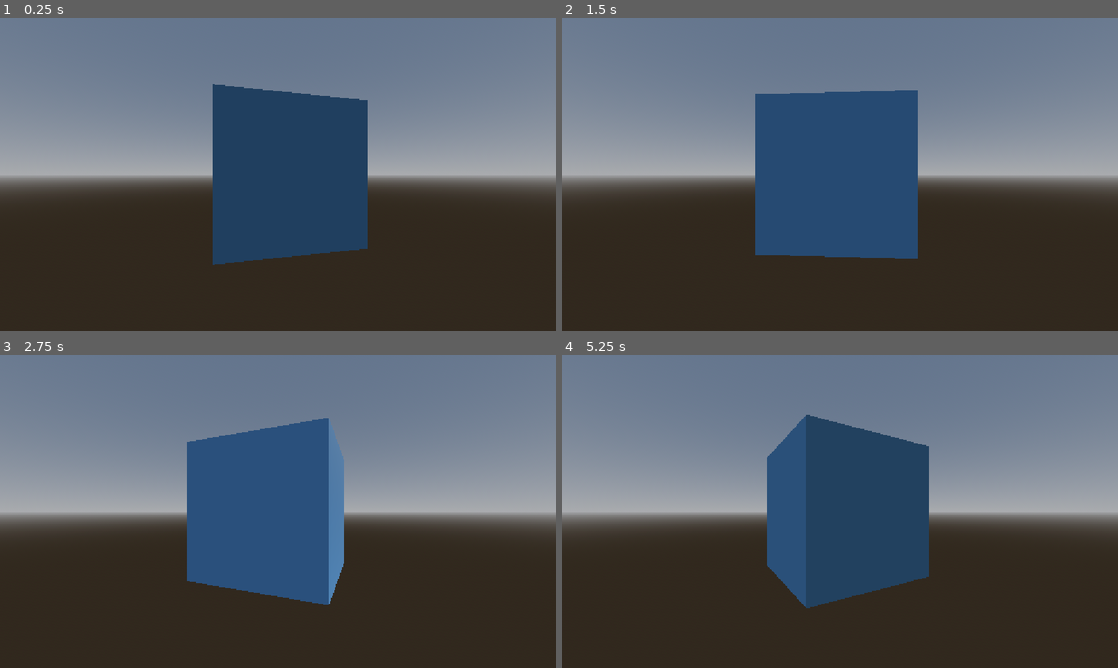
Above: before the commit, frames 1-4 (two rows, left to right).
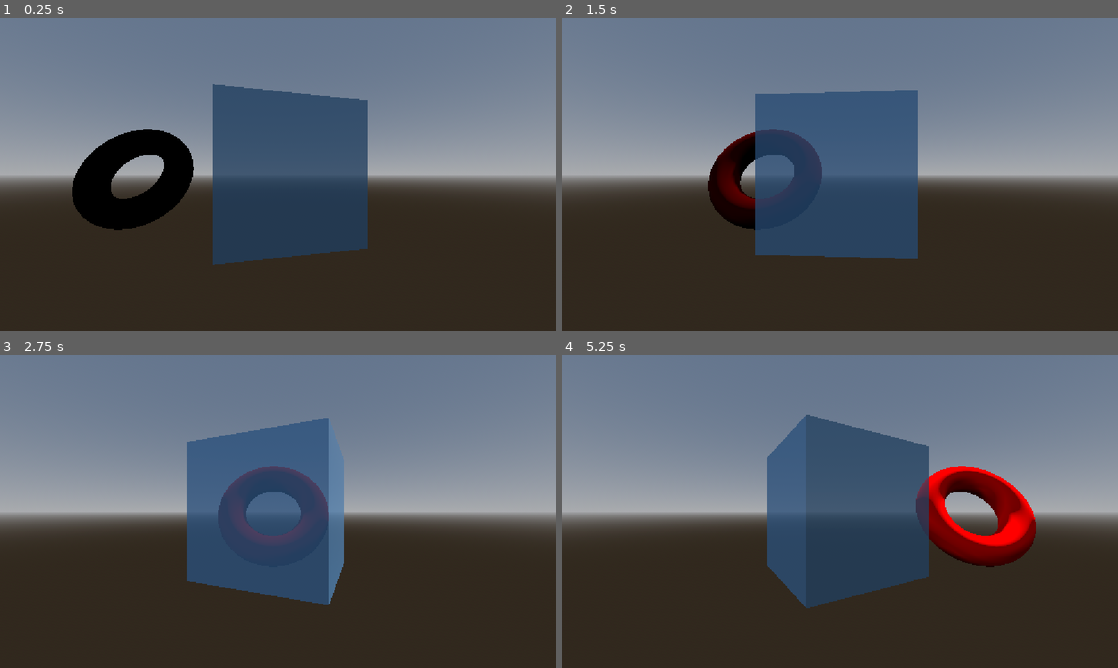
Above: after the commit, the same moments.

Repository: ledesmx/clear-code-godot
Game: Godot game, scene res://scenes/test_3d.tscn
The game is run twice, just before and just after one commit, with the same random seed, the same clock (stepped at 60 frames per second) and the same inputs.
Inputs:
- Up to frame 1 (0.25 s): no input
- Up to frame 2 (1.5 s): no input
- Up to frame 3 (2.75 s): no input
- Up to frame 4 (5.25 s): no input

The runs differ from the first frame. In frame 1, 7.4% of the frame differs, in the area x 13-67%, y 35-68%; in frame 2, 6.3%; in frame 3, 5.5%; in frame 4, 6.7%.

Commit message:
complete exercise of donut

Diff:
--- a/3d-space/scenes/test_3d.gd
+++ b/3d-space/scenes/test_3d.gd
@@ -1,4 +1,10 @@
 extends Node3D
+
+var color_status := 0.0
 
 func _process(delta: float) -> void:
 	$MeshInstance3D.rotate_y(1 * delta)
+	$DonutMeshInstance3D2.position.x += 1 * delta
+
+	$DonutMeshInstance3D2.mesh.material.albedo_color = Color(color_status, 0.0, 0.0, 1.0)
+	color_status += 0.005
--- a/3d-space/scenes/test_3d.tscn
+++ b/3d-space/scenes/test_3d.tscn
@@ -15,10 +15,18 @@
 glow_enabled = true
 
 [sub_resource type="StandardMaterial3D" id="StandardMaterial3D_0nv23"]
-albedo_color = Color(0.45882353, 0.74509805, 1, 1)
+transparency = 1
+albedo_color = Color(0.45882353, 0.74509805, 1, 0.76862746)
 
 [sub_resource type="BoxMesh" id="BoxMesh_3aaxg"]
 material = SubResource("StandardMaterial3D_0nv23")
+
+[sub_resource type="StandardMaterial3D" id="StandardMaterial3D_sr87j"]
+albedo_color = Color(0.9079417, 0.9079417, 0.90794164, 1)
+metallic = 1.0
+
+[sub_resource type="TorusMesh" id="TorusMesh_3aaxg"]
+material = SubResource("StandardMaterial3D_sr87j")
 
 [node name="Test3D" type="Node3D" unique_id=525627392]
 script = ExtResource("1_sr87j")
@@ -35,3 +43,7 @@
 
 [node name="Camera3D" type="Camera3D" parent="." unique_id=832347173]
 transform = Transform3D(1, 0, 0, 0, 1, 0, 0, 0, 1, 0, 0, 1.7382646)
+
+[node name="DonutMeshInstance3D2" type="MeshInstance3D" parent="." unique_id=1727771260]
+transform = Transform3D(1, 0, 0, 0, 0.4909023, -0.8712146, 0, 0.8712146, 0.4909023, -2.8325965, 0, -2)
+mesh = SubResource("TorusMesh_3aaxg")
